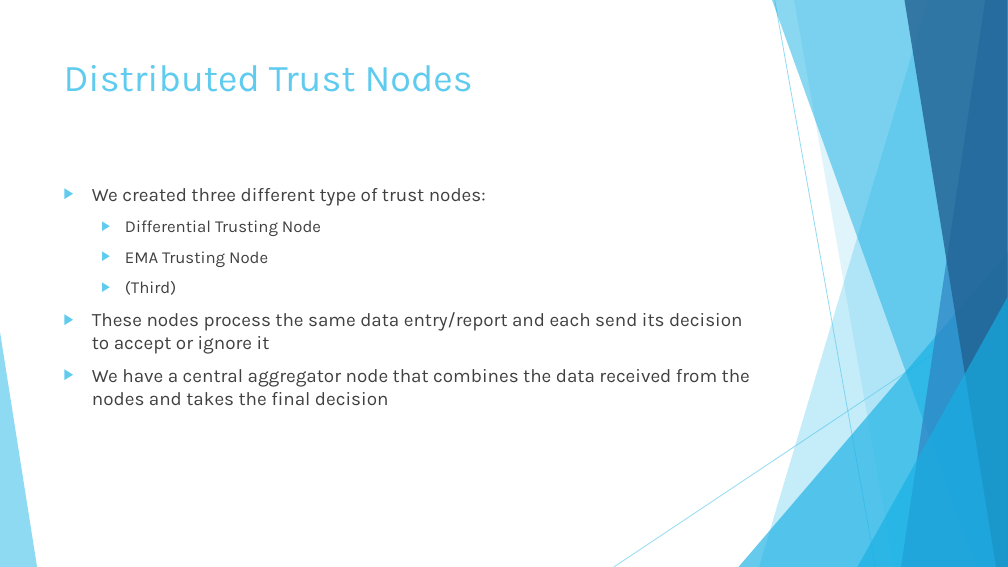
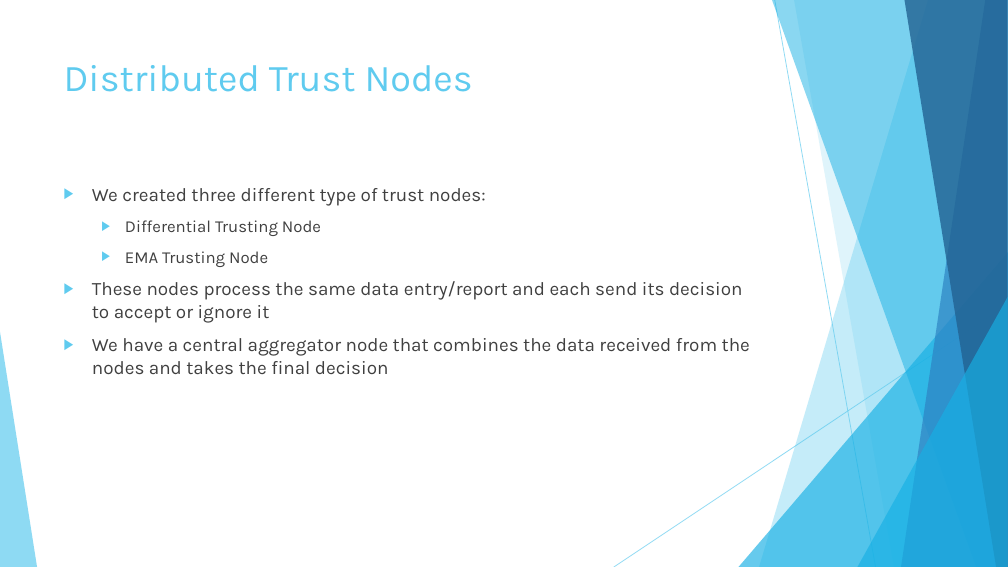
Before and after one commit to dorelst/Distributed-Trusting-Nodes, a slide deck: slide 4 of Decentralized Prediction of Social Harm Events - Project Presentation.pptx. Drawn at 1008x567 pixels with LibreOffice and Linux fonts; fonts in the diff are those of the drawing. Boxes give left, top, right and bottom in pixels: in the first picture for what was removed or moved away, otherwise in the second. Text is boxed around its words. In the diff, an @@ line names an element or a change of style, - is before the commit and + after.

```diff
--- a/Decentralized Prediction of Social Harm Events - Project Presentation.pptx
+++ b/Decentralized Prediction of Social Harm Events - Project Presentation.pptx
@@ text at (125, 281, 176, 295): paragraph removed @@
-  ▶ (Third)
```
Also in this commit, not shown: 1 other slide changed, 1 slide removed, 9 other files.
